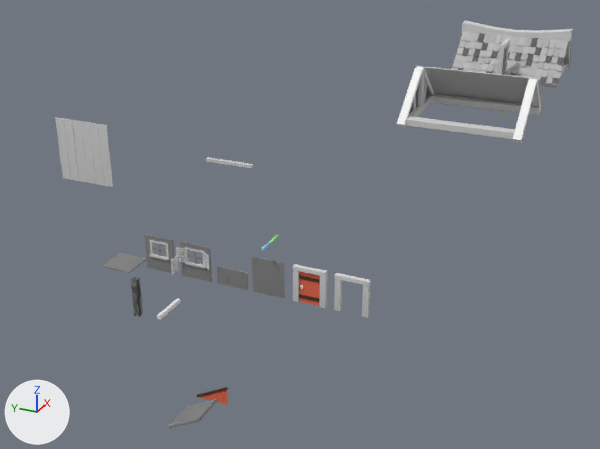
The Blender file Project/Blender/HouseParts.blend: old version first, new version second.
Rendered twice from a camera (50 mm lens) standing at (-52.9, -9.1, 15.6) and looking at (-12.7, 8.9, -4.4). The lights are fixed; the arrows at lower left show +X, +Y and +Z.

In view in the first picture: 'Cube.001', 'Door_01', 'Door_02.001', 'Door_02.002', 'Door_02.003', 'Door_02.004', 'Door_02.005', 'Door_02.006', 'Door_02.008', 'Fence_04.001', 'Roof_01', 'Roof_02', 'Roof_02.001', 'Roof_02.002', 'Roof_02.003', 'Wall', 'Wall.001', 'Wall.003', 'Window', 'Window.001', 'WindowDoorL', 'WindowDoorL.001', 'WindowDoorR', 'WoodenGround'.
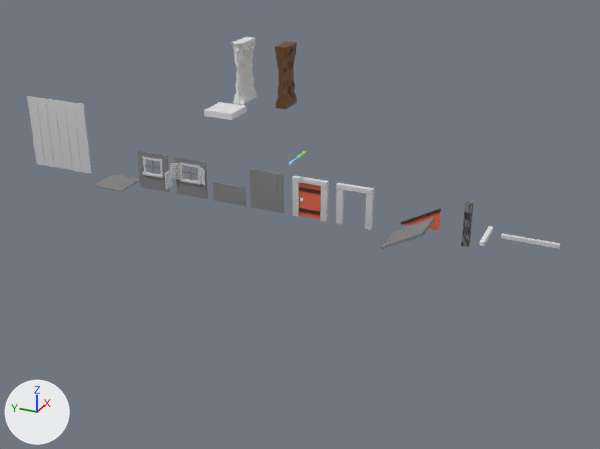
What differs and where, as boxes [x1, y1, x2, y2] in the pictures (600 x 449 px):
'Roof_02', deleted
    before: [397, 65, 543, 142]
'Roof_02.002', moved
    before: [55, 117, 113, 187]
    after: [27, 96, 92, 173]
'Roof_01', deleted
    before: [452, 20, 573, 88]
'Door_02.001', moved
    before: [252, 256, 285, 298]
    after: [250, 169, 284, 213]
'Door_02.002', moved
    before: [334, 273, 371, 318]
    after: [336, 183, 374, 230]
'Door_02.005', moved
    before: [299, 271, 320, 306]
    after: [299, 182, 321, 220]
'Door_02.004', moved
    before: [293, 264, 327, 308]
    after: [292, 175, 329, 221]
'Wall', moved
    before: [144, 234, 176, 274]
    after: [137, 151, 170, 192]
'Door_02.008', moved
    before: [168, 399, 217, 429]
    after: [381, 218, 434, 250]
'Wall.001', moved
    before: [180, 242, 212, 282]
    after: [175, 157, 208, 199]
'Cube.002', added
    after: [231, 37, 257, 105]
'Cube', added (brown)
    after: [275, 41, 297, 109]
'Door_02.006', moved
    before: [217, 266, 248, 290]
    after: [213, 182, 246, 206]
'WoodenGround', moved
    before: [102, 253, 147, 273]
    after: [93, 174, 140, 192]
'Cube.003', added
    after: [204, 102, 247, 120]
'Roof_02.003', moved
    before: [206, 157, 253, 168]
    after: [501, 233, 560, 248]
'Door_02.003', moved
    before: [200, 390, 228, 405]
    after: [403, 212, 440, 231]
'Window.001', moved
    before: [149, 239, 169, 260]
    after: [142, 156, 163, 178]
'Wall.002', moved (not visible before)
    after: [461, 202, 474, 247]
'Wall.003', moved (not visible afterwards)
    before: [131, 277, 143, 317]
'Window', moved
    before: [185, 247, 206, 268]
    after: [180, 162, 201, 185]
'Cube.001', moved
    before: [157, 298, 181, 320]
    after: [479, 226, 493, 246]
'Door_01', deleted
    before: [498, 39, 510, 75]
'WindowDoorL', moved
    before: [176, 247, 188, 263]
    after: [170, 163, 182, 179]
'Roof_02.001', moved
    before: [196, 387, 228, 397]
    after: [401, 209, 441, 225]
'WindowDoorL.001', moved
    before: [171, 256, 179, 275]
    after: [165, 170, 173, 190]
'WindowDoorR', moved
    before: [203, 252, 210, 270]
    after: [198, 166, 205, 185]
'Fence_04.001', moved
    before: [261, 234, 279, 251]
    after: [289, 151, 306, 165]

Edits to the bpy script that builds the scene:
```text
Change ob_wall:
    ob_wall.location: (-20.93, 13.12, -4.42) -> (-20.93, 13.12, 0.1)
Change ob_window_001:
    ob_window_001.location: (-20.93, 13.12, -4.42) -> (-20.93, 13.12, 0.1)
Change ob_wall_001:
    ob_wall_001.location: (-20.93, 10.98, -4.42) -> (-20.93, 10.98, 0.1)
Change ob_window:
    ob_window.location: (-20.93, 10.98, -4.42) -> (-20.93, 10.98, 0.1)
Change ob_windowdoorl:
    ob_windowdoorl.location: (-20.99, 11.45, -3.58) -> (-20.99, 11.45, 0.94)
Change ob_windowdoorr:
    ob_windowdoorr.location: (-20.98, 10.52, -3.58) -> (-20.98, 10.52, 0.94)
Remove ob_roof_01:
    ob_roof_01 = bpy.data.objects.new('Roof_01', me_cube_1539)
Change ob_windowdoorl_001:
    ob_windowdoorl_001.location: (-21.88, 11.45, -3.58) -> (-21.88, 11.45, 0.94)
Change ob_wall_002:
    ob_wall_002.location: (-25.24, 10.95, -4.42) -> (-20.92, -3.14, 0.1)
Change ob_wall_003:
    ob_wall_003.location: (-25.24, 10.95, -4.42) -> (-20.92, -3.14, 0.1)
Change ob_cube_001:
    ob_cube_001.location: (-25.31, 9.81, -3.58) -> (-20.99, -3.31, 0.77)
Change ob_fence_04_001:
    ob_fence_04_001.location: (-20.61, 6.95, -1.77) -> (-20.61, 5.5, 2.74)
Remove ob_door_01:
    ob_door_01 = bpy.data.objects.new('Door_01', me_cube_146)
Remove ob_roof_02:
    ob_roof_02 = bpy.data.objects.new('Roof_02', me_cube_829)
Change ob_door_02_001:
    ob_door_02_001.location: (-20.93, 6.94, -4.42) -> (-20.93, 6.94, 0.1)
Change ob_door_02_005:
    ob_door_02_005.location: (-20.91, 4.18, -4.41) -> (-20.91, 4.18, 0.1)
Change ob_door_02_006:
    ob_door_02_006.location: (-20.92, 8.92, -4.42) -> (-20.92, 8.92, 0.1)
Change ob_roof_02_002:
    ob_roof_02_002.location: (-17.3, 18.77, -0.55) -> (-20.98, 17.19, 1.8)
Change ob_door_02_004:
    ob_door_02_004.location: (-20.92, 4.75, -4.41) -> (-20.92, 4.75, 0.1)
Change ob_door_02_002:
    ob_door_02_002.location: (-20.92, 2.6, -4.41) -> (-20.92, 2.6, 0.1)
Change ob_woodenground:
    ob_woodenground.location: (-20.94, 15.37, -4.45) -> (-20.94, 15.37, 0.07)
Change ob_door_02_003:
    ob_door_02_003.location: (-23.44, 8.91, -9.64) -> (-20.12, -0.22, 0.22)
Change ob_roof_02_001:
    ob_roof_02_001.location: (-23.44, 8.92, -9.14) -> (-20.12, -0.2, 0.72)
Change ob_door_02_008:
    ob_door_02_008.location: (-25.31, 9.78, -9.61) -> (-21.99, 0.66, 0.26)
Change ob_roof_02_003:
    ob_roof_02_003.location: (-20.77, 9.02, 2.09) -> (-20.77, -5.0, 0.8)
Add ob_cube_003:
    ob_cube_003 = bpy.data.objects.new('Cube.003', me_cube_019)  # 134 vertices, 108 faces; spans x -1.0..1.0, y -1.0..1.0, z -1.0..1.24
    ob_cube_003.location = (-7.62, 16.48, 0.06)
    ob_cube_003.scale = (1.0, 1.0, 0.197)
Add ob_cube_002:
    ob_cube_002 = bpy.data.objects.new('Cube.002', me_cube_009)  # 408 vertices, 388 faces; spans x -295.0..295.0, y -44.0..44.0, z 0.0..471.0
    ob_cube_002.location = (-4.9, 16.48, 0.06)
    ob_cube_002.scale = (0.0037, 0.01, 0.0085)
Add ob_cube:
    ob_cube = bpy.data.objects.new('Cube', me_cube)  # 326 vertices, 296 faces; spans x -2.3..2.3, y -0.52..0.52, z 0.0..4.0; in mat_egidio (brown #6e4725)
    ob_cube.location = (-4.9, 13.44, 0.06)
    ob_cube.scale = (0.37, 0.85, 1.0)
```
